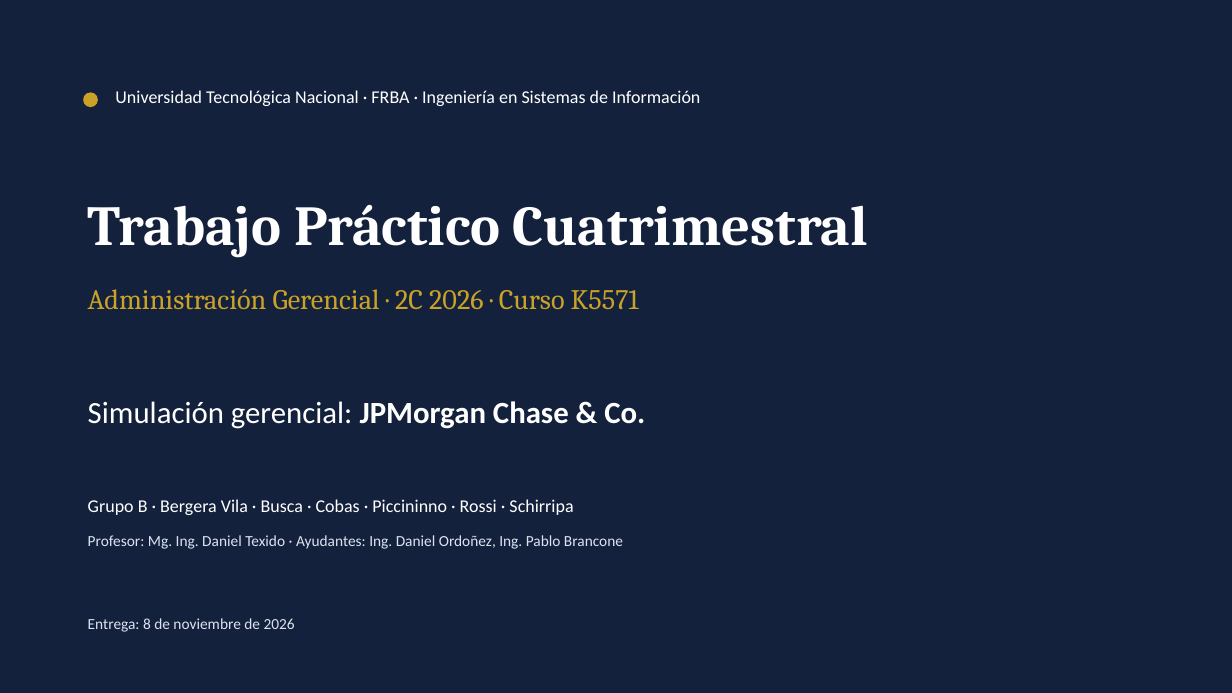
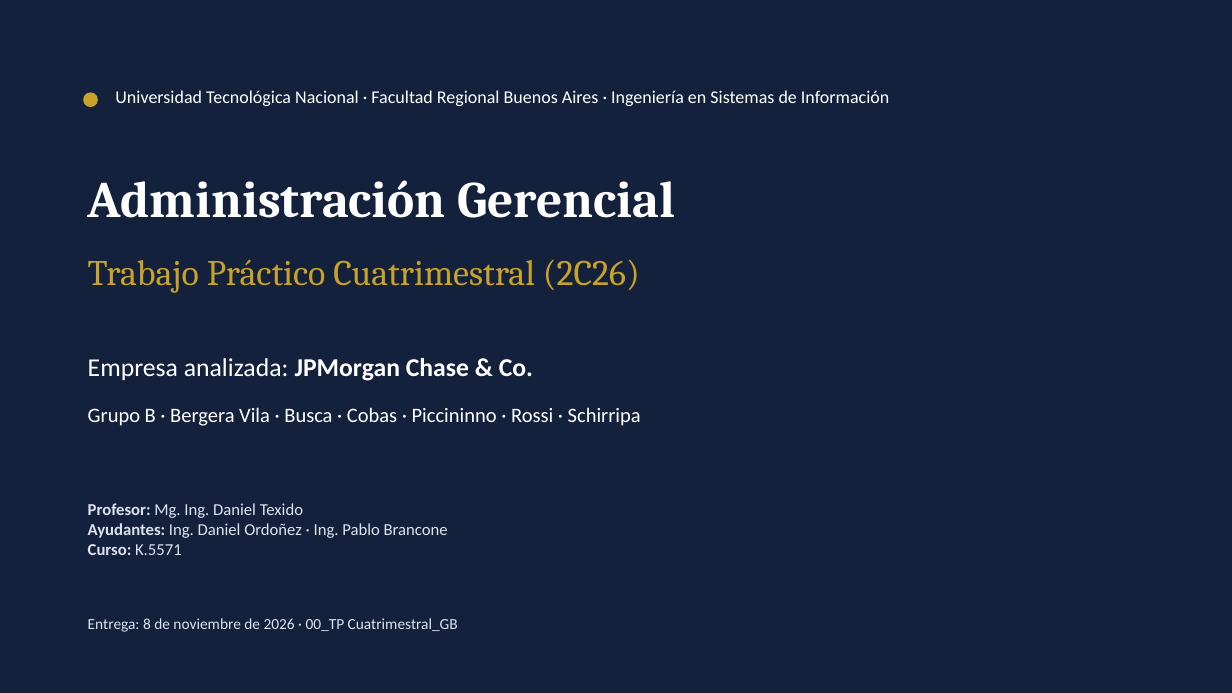
Before and after one commit to lschirripa/utn-boost, a slide deck: slide 1 of materias/administracion-gerencial/tp-cuatrimestral/exports/00_TP Cuatrimestral_GB.pptx. Drawn at 1232x693 pixels with LibreOffice and Linux fonts; fonts in the diff are those of the drawing. Boxes give left, top, right and bottom in pixels: in the first picture for what was removed or moved away, otherwise in the second. Text is boxed around its words. In the diff, an @@ line names an element or a change of style, - is before the commit and + after.

```diff
--- a/materias/administracion-gerencial/tp-cuatrimestral/exports/00_TP Cuatrimestral_GB.pptx
+++ b/materias/administracion-gerencial/tp-cuatrimestral/exports/00_TP Cuatrimestral_GB.pptx
@@ text at box(115, 90, 889, 106): text changed @@
-Universidad Tecnológica Nacional · FRBA · Ingeniería en Sistemas de Información
+Universidad Tecnológica Nacional · Facultad Regional Buenos Aires · Ingeniería en Sistemas de Información
@@ text at box(88, 180, 675, 218): text changed; size 22 to 40 pt; text colour #C9A227 to #FFFFFF; bold on @@
-Administración Gerencial · 2C 2026 · Curso K5571
+Administración Gerencial
@@ text at box(88, 259, 640, 293): text changed; size 44 to 28 pt; text colour #FFFFFF to #C9A227; bold off @@
-Trabajo Práctico Cuatrimestral
+Trabajo Práctico Cuatrimestral (2C26)
@@ text at box(88, 358, 533, 381): text changed; size 24 to 20 pt @@
-Simulación gerencial: JPMorgan Chase & Co.
+Empresa analizada: JPMorgan Chase & Co.
@@ text "Grupo B · Bergera Vila ...": place and size @@
-text "Grupo B · Bergera Vila ..." at box(88, 499, 573, 515)
+text "Grupo B · Bergera Vila ..." at box(88, 407, 641, 426)
@@ text "Grupo B · Bergera Vila ..." at box(88, 407, 641, 426): size 14 to 16 pt @@
@@ text at box(88, 503, 448, 555): text changed; size 12 to 13 pt @@
-Profesor: Mg. Ing. Daniel Texido · Ayudantes: Ing. Daniel Ordoñez, Ing. Pablo Brancone
+Profesor: Mg. Ing. Daniel Texido
+Ayudantes: Ing. Daniel Ordoñez · Ing. Pablo Brancone
+Curso: K.5571
@@ text at box(88, 618, 458, 632): text changed @@
-Entrega: 8 de noviembre de 2026
+Entrega: 8 de noviembre de 2026 · 00_TP Cuatrimestral_GB
```
Also in this commit, not shown: 9 other slides changed, 2 other files.
